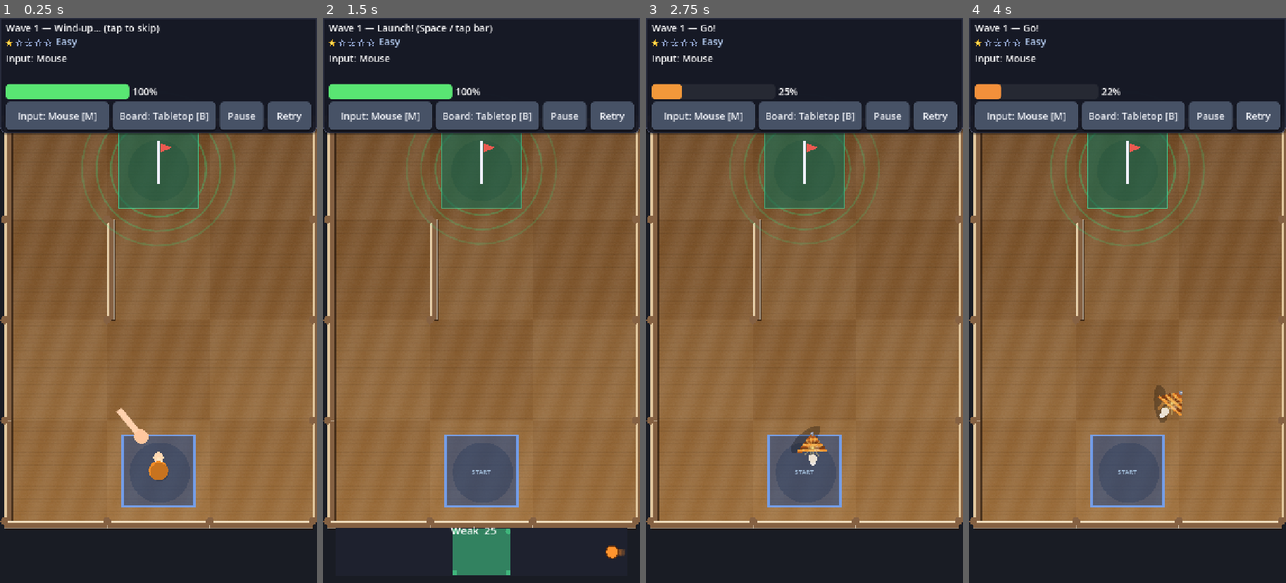
Above: before the commit, frames 1-4 (left to right).
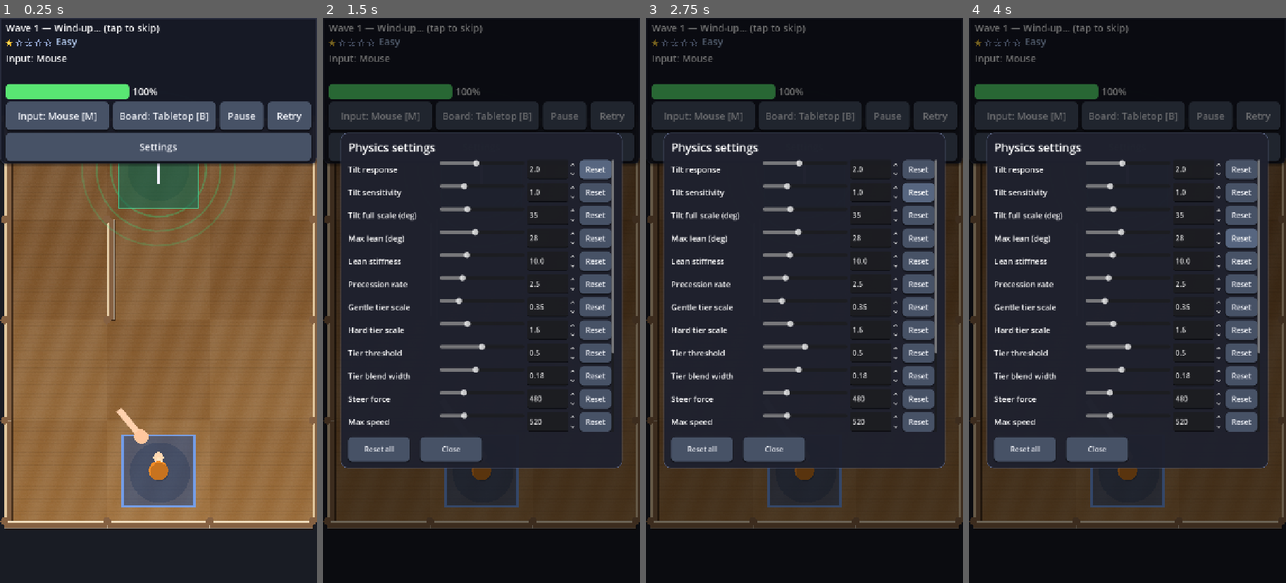
Above: after the commit, the same moments.

Repository: mhaiprojects/Spinning-Top-Maze
Game: Godot game, scene res://scenes/main.tscn
Same seed, same stepped clock (60 frames per second), same inputs: the game is played once before the commit and once after it.
Inputs (mouse positions are in pixels of both pictures, inside the frame that each line leads up to):
- Up to frame 1 (0.25 s): no input
- Up to frame 2 (1.5 s): click (481, 147) at 0.5 s, where only the run after the commit has a clickable "Settings"; click (595, 170) at 1.25 s, where only the run after the commit has a clickable "Reset"
- Up to frame 3 (2.75 s): click (918, 193) at 2 s, where only the run after the commit has a clickable "Reset"
- Up to frame 4 (4 s): click (1241, 215) at 2.75 s, where only the run after the commit has a clickable "Reset"; click (1241, 238) at 3.5 s, where only the run after the commit has a clickable "Reset"

The runs differ from the first frame. In frame 1, 5.6% of the frame differs, in the area x 0-100%, y 19-27%; in frame 2, 83%, in the area x 0-100%, y 0-99%; in frame 3, 75%; in frame 4, 75%.

Commit message:
2026-11-19 11:00 AEDT: In-game physics settings menu HUD gear pause and shortcut guard

Diff:
--- a/scripts/game_ui.gd
+++ b/scripts/game_ui.gd
@@ -21,6 +21,8 @@
 var _btn_board: Button
 var _btn_pause: Button
 var _btn_retry: Button
+var _btn_settings: Button
+var _physics_menu: PhysicsMenu
 var _overlay: Control
 var _overlay_card: PanelContainer
 var _overlay_lbl: Label
@@ -47,6 +49,11 @@
 		_refresh_board_button()
 	call_deferred("_refresh_mode_button")
 	call_deferred("_refresh_board_button")
+	_physics_menu = PhysicsMenu.new()
+	var tin_path: Node = get_node_or_null("/root/TiltInput")
+	if tin_path and tin_path.has_method("settings_path"):
+		_physics_menu.set_settings_path(str(tin_path.call("settings_path")))
+	add_child(_physics_menu)
 
 
 func set_layout_rects(vp: Vector2, play: Rect2, top_h: float, _bot_h: float) -> void:
@@ -175,6 +182,12 @@
 	row.add_child(_btn_pause)
 	_btn_retry = _btn("Retry", _on_retry)
 	row.add_child(_btn_retry)
+	var row2 := HBoxContainer.new()
+	row2.add_theme_constant_override("separation", 8)
+	v.add_child(row2)
+	_btn_settings = _btn("Settings", _on_open_settings)
+	_btn_settings.size_flags_horizontal = Control.SIZE_EXPAND_FILL
+	row2.add_child(_btn_settings)
 
 
 func _build_overlay() -> void:
@@ -280,8 +293,25 @@
 			break
 
 
+func physics_settings_menu_open() -> bool:
+	return _physics_menu != null and _physics_menu.is_open()
+
+
+func physics_menu_node() -> PhysicsMenu:
+	return _physics_menu
+
+
+func settings_button() -> Button:
+	return _btn_settings
+
+
 func _unhandled_input(event: InputEvent) -> void:
 	if handle_overlay_input(event):
+		return
+	if physics_settings_menu_open():
+		return
+	var fo: Control = get_viewport().gui_get_focus_owner()
+	if fo is LineEdit:
 		return
 	if event is InputEventKey and event.pressed and not event.echo:
 		if event.keycode == KEY_M or event.keycode == KEY_TAB:
@@ -432,3 +462,8 @@
 	var main = get_parent()
 	if main.has_method("force_retry_wave"):
 		main.call("force_retry_wave")
+
+
+func _on_open_settings() -> void:
+	if _physics_menu:
+		_physics_menu.open()
--- a/scripts/main.gd
+++ b/scripts/main.gd
@@ -113,6 +113,8 @@
 	var blocked: bool = phase != Phase.RUN or _overlay_busy or phase == Phase.GOAL_FALL
 	if _ui.has_method("overlay_visible") and _ui.overlay_visible():
 		blocked = true
+	if _ui.has_method("physics_settings_menu_open") and _ui.physics_settings_menu_open():
+		blocked = true
 	tin.call("set_steer_blocked", blocked)
 
 
@@ -314,6 +316,11 @@
 	apply_screen_shake(1.35)
 
 
+func _gui_editing_text() -> bool:
+	var fo: Control = get_viewport().gui_get_focus_owner()
+	return fo is LineEdit
+
+
 func toggle_pause() -> void:
 	if phase == Phase.RUN:
 		phase = Phase.PAUSED
@@ -339,6 +346,10 @@
 
 func _unhandled_input(event: InputEvent) -> void:
 	if _ui.has_method("handle_overlay_input") and _ui.handle_overlay_input(event):
+		return
+	if _ui.has_method("physics_settings_menu_open") and _ui.physics_settings_menu_open():
+		return
+	if _gui_editing_text():
 		return
 
 	if event is InputEventKey and event.pressed and not event.echo and event.keycode == KEY_SPACE:
--- /dev/null
+++ b/scripts/physics_menu.gd
@@ -0,0 +1,225 @@
+class_name PhysicsMenu
+extends CanvasLayer
+## In-game physics tunables panel (pauses tree while open).
+
+const VT := preload("res://scripts/visual_theme.gd")
+
+var _open := false
+var _prev_paused := false
+var _root_panel: PanelContainer
+var _scroll: ScrollContainer
+var _vbox: VBoxContainer
+var _rows: Dictionary = {}
+var _syncing := false
+var _settings_path := "user://settings.cfg"
+
+
+func _ready() -> void:
+	process_mode = Node.PROCESS_MODE_ALWAYS
+	layer = 25
+	visible = false
+	_build_ui()
+
+
+func _build_ui() -> void:
+	var dim := ColorRect.new()
+	dim.color = Color(0, 0, 0, 0.55)
+	dim.set_anchors_preset(Control.PRESET_FULL_RECT)
+	dim.mouse_filter = Control.MOUSE_FILTER_STOP
+	add_child(dim)
+	var center := CenterContainer.new()
+	center.set_anchors_preset(Control.PRESET_FULL_RECT)
+	add_child(center)
+	_root_panel = PanelContainer.new()
+	_root_panel.custom_minimum_size = Vector2(640, 760)
+	var panel_box := StyleBoxFlat.new()
+	panel_box.bg_color = Color(0.12, 0.13, 0.18, 0.97)
+	panel_box.corner_radius_top_left = 16
+	panel_box.corner_radius_top_right = 16
+	panel_box.corner_radius_bottom_left = 16
+	panel_box.corner_radius_bottom_right = 16
+	panel_box.border_color = Color(0.38, 0.42, 0.55)
+	panel_box.set_border_width_all(1)
+	_root_panel.add_theme_stylebox_override("panel", panel_box)
+	center.add_child(_root_panel)
+	var margin := MarginContainer.new()
+	margin.add_theme_constant_override("margin_left", 16)
+	margin.add_theme_constant_override("margin_right", 16)
+	margin.add_theme_constant_override("margin_top", 14)
+	margin.add_theme_constant_override("margin_bottom", 14)
+	_root_panel.add_child(margin)
+	var outer := VBoxContainer.new()
+	outer.add_theme_constant_override("separation", 10)
+	margin.add_child(outer)
+	var title := Label.new()
+	title.text = "Physics settings"
+	title.add_theme_font_size_override("font_size", 26)
+	outer.add_child(title)
+	_scroll = ScrollContainer.new()
+	_scroll.size_flags_vertical = Control.SIZE_EXPAND_FILL
+	_scroll.custom_minimum_size = Vector2(0, 520)
+	outer.add_child(_scroll)
+	_vbox = VBoxContainer.new()
+	_vbox.size_flags_horizontal = Control.SIZE_EXPAND_FILL
+	_vbox.add_theme_constant_override("separation", 8)
+	_scroll.add_child(_vbox)
+	for def in PhysicsSettings.DEFS:
+		_add_row(def)
+	var btn_row := HBoxContainer.new()
+	btn_row.add_theme_constant_override("separation", 12)
+	outer.add_child(btn_row)
+	var reset_all := Button.new()
+	reset_all.text = "Reset all"
+	reset_all.custom_minimum_size = Vector2(140, 56)
+	VT.apply_button_theme(reset_all)
+	reset_all.pressed.connect(_on_reset_all)
+	btn_row.add_child(reset_all)
+	btn_row.add_child(Control.new())
+	var close_btn := Button.new()
+	close_btn.text = "Close"
+	close_btn.custom_minimum_size = Vector2(140, 56)
+	VT.apply_button_theme(close_btn)
+	close_btn.pressed.connect(close)
+	btn_row.add_child(close_btn)
+
+
+func _add_row(def: Dictionary) -> void:
+	var row := HBoxContainer.new()
+	row.add_theme_constant_override("separation", 8)
+	row.name = "Row_%s" % def.key
+	_vbox.add_child(row)
+	var lbl := Label.new()
+	lbl.text = str(def.label)
+	lbl.custom_minimum_size = Vector2(200, 0)
+	lbl.add_theme_font_size_override("font_size", 18)
+	row.add_child(lbl)
+	var slider := HSlider.new()
+	slider.size_flags_horizontal = Control.SIZE_EXPAND_FILL
+	slider.min_value = float(def.min)
+	slider.max_value = float(def.max)
+	slider.step = float(def.step)
+	slider.value = PhysicsSettings.get_value(def.key)
+	row.add_child(slider)
+	var spin := SpinBox.new()
+	spin.custom_minimum_size = Vector2(110, 0)
+	spin.min_value = float(def.min)
+	spin.max_value = float(def.max)
+	spin.step = float(def.step)
+	spin.value = slider.value
+	spin.allow_greater = false
+	spin.allow_lesser = false
+	row.add_child(spin)
+	var reset := Button.new()
+	reset.text = "Reset"
+	reset.custom_minimum_size = Vector2(72, 44)
+	VT.apply_button_theme(reset)
+	reset.pressed.connect(_on_row_reset.bind(def.key))
+	row.add_child(reset)
+	slider.value_changed.connect(_on_slider_changed.bind(def.key, spin))
+	spin.value_changed.connect(_on_spin_changed.bind(def.key, slider))
+	_rows[def.key] = {"slider": slider, "spin": spin}
+
+
+func _on_slider_changed(v: float, key: String, spin: SpinBox) -> void:
+	if _syncing:
+		return
+	_syncing = true
+	spin.value = v
+	_syncing = false
+	PhysicsSettings.set_value(key, v)
+
+
+func _on_spin_changed(v: float, key: String, slider: HSlider) -> void:
+	if _syncing:
+		return
+	_syncing = true
+	slider.value = v
+	_syncing = false
+	PhysicsSettings.set_value(key, v)
+
+
+func _on_row_reset(key: String) -> void:
+	PhysicsSettings.reset(key)
+	_refresh_row(key)
+
+
+func _on_reset_all() -> void:
+	PhysicsSettings.reset_all()
+	for d in PhysicsSettings.DEFS:
+		_refresh_row(d.key)
+
+
+func _refresh_row(key: String) -> void:
+	if not _rows.has(key):
+		return
+	_syncing = true
+	var v: float = PhysicsSettings.get_value(key)
+	var row: Dictionary = _rows[key]
+	(row.slider as HSlider).value = v
+	(row.spin as SpinBox).value = v
+	_syncing = false
+
+
+func is_open() -> bool:
+	return _open
+
+
+func spinbox_for_key(key: String) -> SpinBox:
+	if not _rows.has(key):
+		return null
+	return _rows[key].spin as SpinBox
+
+
+func slider_for_key(key: String) -> HSlider:
+	if not _rows.has(key):
+		return null
+	return _rows[key].slider as HSlider
+
+
+func set_settings_path(path: String) -> void:
+	_settings_path = path
+
+
+func open() -> void:
+	if _open:
+		return
+	var tree := get_tree()
+	_prev_paused = tree.paused
+	tree.paused = true
+	_open = true
+	visible = true
+	var tin: Node = get_node_or_null("/root/TiltInput")
+	if tin and tin.has_method("set_steer_blocked"):
+		tin.call("set_steer_blocked", true)
+	for d in PhysicsSettings.DEFS:
+		_refresh_row(d.key)
+
+
+func close() -> void:
+	if not _open:
+		return
+	_open = false
+	visible = false
+	var vp := get_viewport()
+	if vp:
+		var fo := vp.gui_get_focus_owner()
+		if fo is LineEdit:
+			fo.release_focus()
+	PhysicsSettings.save_to_path(_settings_path)
+	var tree := get_tree()
+	if tree:
+		tree.paused = _prev_paused
+	var tin: Node = get_node_or_null("/root/TiltInput")
+	if tin:
+		if tin.has_method("set_steer_blocked"):
+			tin.call("set_steer_blocked", false)
+		if tin.has_method("release_menu_drag"):
+			tin.call("release_menu_drag")
+
+
+func _unhandled_input(event: InputEvent) -> void:
+	if not _open:
+		return
+	if event is InputEventKey and event.pressed and not event.echo and event.keycode == KEY_ESCAPE:
+		close()
+		get_viewport().set_input_as_handled()
